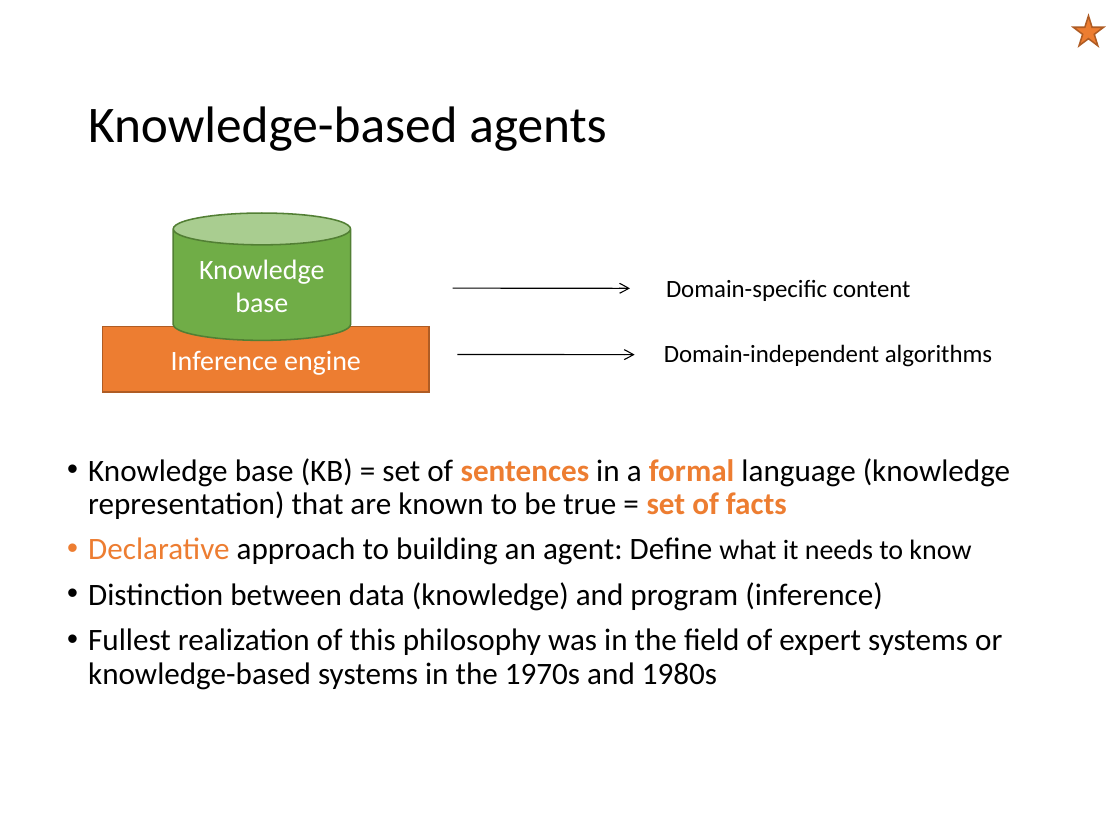
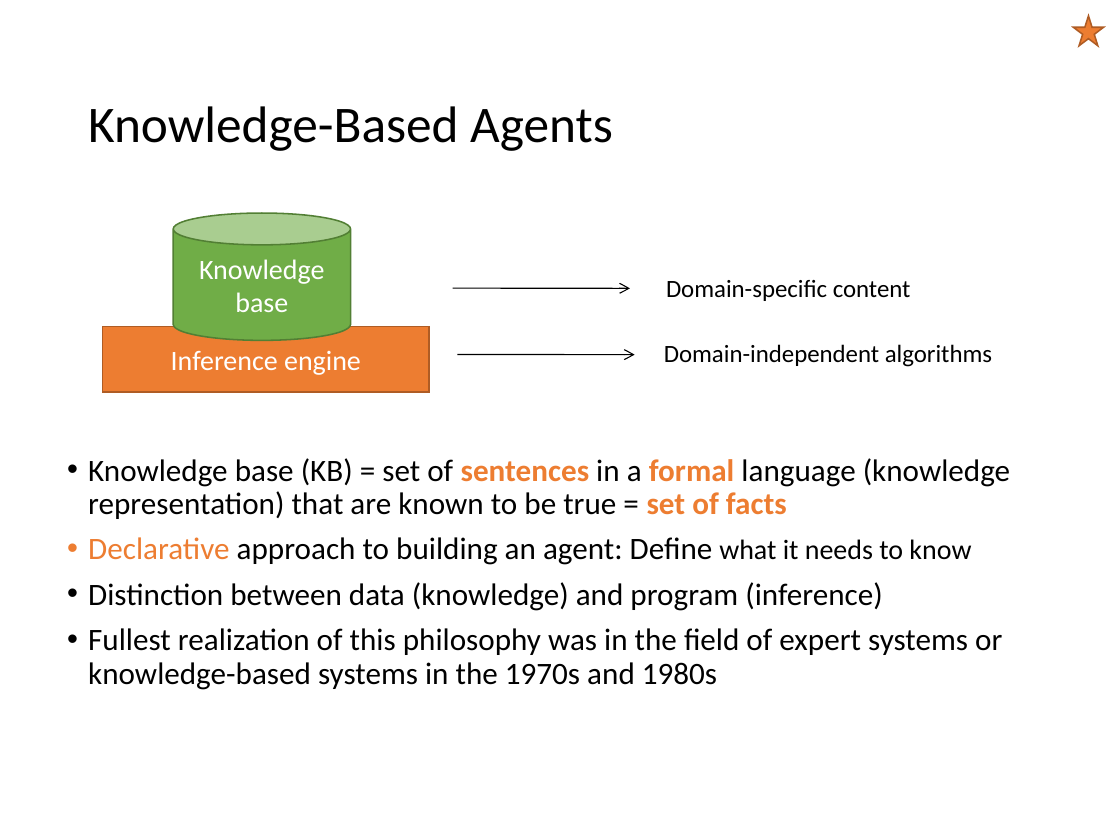
Before and after one commit to mhahsler/CS7320-AI, a slide deck: slide 4 of slides/07_logic.pptx. Drawn at 1120x840 pixels with LibreOffice and Linux fonts; fonts in the diff are those of the drawing. Boxes give left, top, right and bottom in pixels: in the first picture for what was removed or moved away, otherwise in the second. Text is boxed around its words. In the diff, an @@ line names an element or a change of style, - is before the commit and + after.

```diff
--- a/slides/07_logic.pptx
+++ b/slides/07_logic.pptx
@@ title at [88, 106, 613, 151]: text changed @@
-Knowledge-based agents
+Knowledge-Based Agents
```
Also in this commit, not shown: 5 other slides changed, 3 slides added, 2 other files.
